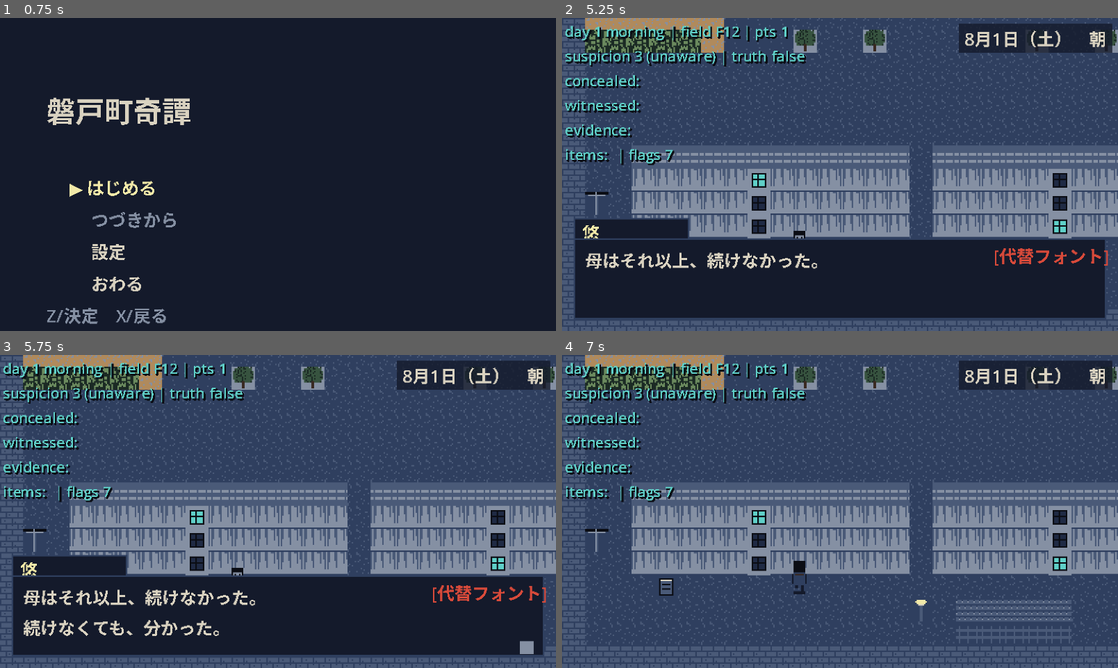
Above: before the commit, frames 1-4 (two rows, left to right).
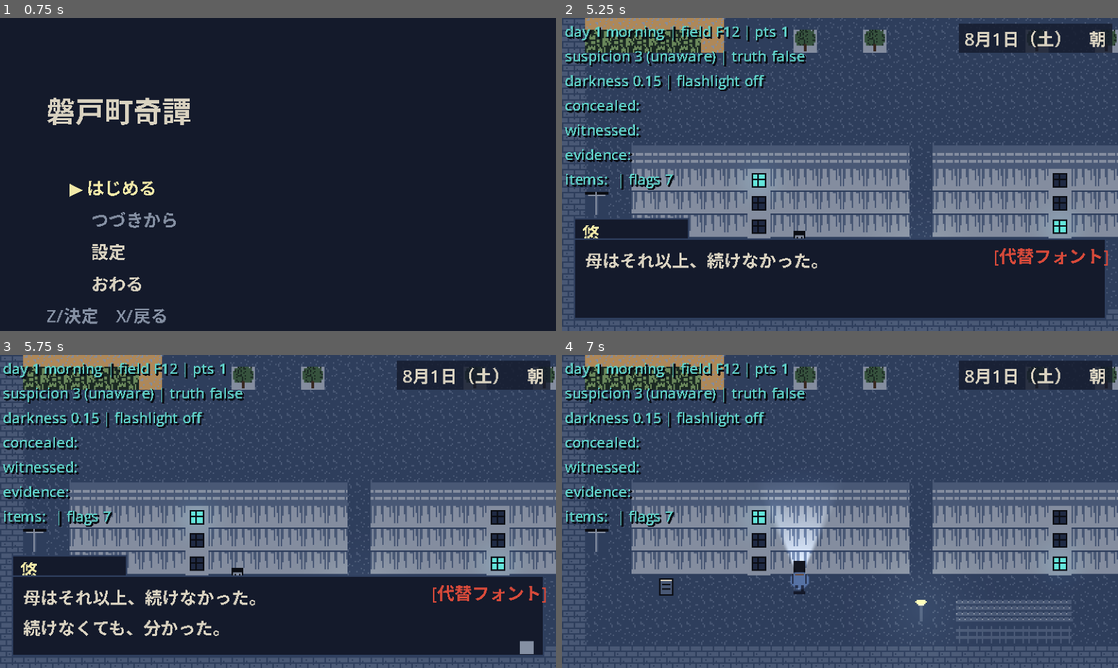
Above: after the commit, the same moments.

Repository: kijima-masaru/Ano-natsu-no-hyaku-ki-yak-
Game: Godot game, scene res://scenes/ui/title.tscn
The game is run twice, just before and just after one commit, with the same random seed, the same clock (stepped at 60 frames per second) and the same inputs.
Inputs:
- Up to frame 1 (0.75 s): tap Enter (ui_accept) at 0.5 s; hold D (move_right) from 0.53 s (still down); hold F (flashlight, bound only after the commit) from 0.53 s (still down)
- Up to frame 2 (5.25 s): tap Enter (ui_accept) at 0.77, 1.52, 2, 2.75, 3.02, 3.77, 4.25, 4.52 s; release D (move_right) at 1.28 s; release F (flashlight, bound only after the commit) at 1.28 s; hold S (move_down) 1.28-2.03 s; tap Z (interact) at 1.35 s; tap F (flashlight, bound only after the commit) at 1.55, 2.3, 3.05, 4.35 s; hold D (move_right) 2.03-2.78 s; hold N (open_notebook) 2.03-2.78 s; hold W (move_up) 2.78-3.53 s; tap Shift (sneak) at 2.85 s; hold F (flashlight, bound only after the commit) 3.53-4.28 s; hold A (move_left) 3.53-5.03 s; tap F4 (debug_truth) at 4.15 s; tap F3 (toggle_debug) at 4.9 s; hold S (move_down) from 5.03 s (still down); hold Z (interact) from 5.03 s (still down)
- Up to frame 3 (5.75 s): keep holding S (move_down); keep holding Z (interact); tap F (flashlight, bound only after the commit) at 5.3 s
- Up to frame 4 (7 s): tap Enter (ui_accept) at 5.75, 6.02, 6.77 s; release S (move_down) at 5.78 s; release Z (interact) at 5.78 s; hold D (move_right) 5.78-6.53 s; tap N (open_notebook) at 5.85 s; tap F (flashlight, bound only after the commit) at 6.05, 6.8 s; hold W (move_up) from 6.53 s (still down); hold Shift (sneak) from 6.53 s (still down)

Frame 1 is identical in both runs. In frame 2, 2.3% of the frame differs, in the area x 0-91%, y 18-68%; in frame 3, 2.3%; in frame 4, 3.7%, in the area x 0-91%, y 18-81%.
Error in both runs: Cannot call method 'set_input_as_handled' on a null value. (res://scripts/ui/menu_list.gd:67)

Commit message:
feat(lighting-and-night): 時間帯の色調・タイル光源・月光・懐中電灯と、暗所での追跡者の挙動 (#26)
* feat(lighting): 時間帯の全体色調・タイル光源・月光・懐中電灯を管理する Lighting autoload を追加

- CanvasModulate で朝／昼／夕／夜の色調を切替。色はパレット色と Color.WHITE の補間で作り、
  MIN_CHANNEL を下限に、設定 brightness で持ち上げる（暗すぎて見えない事故の防止）
- LightCatalog: 種別名 → 光源色（Palette.LIGHT_SOURCES の 4 色のみ）・半径・強さ
- LightTextureGenerator: 放射・扇形の減衰テクスチャをプロシージャル生成（差し替え境界）
- 月光は DirectionalLight2D、懐中電灯は前方の扇形 PointLight2D（電池なし）
- light_level_at / is_lit_at で「照らされているか」を追跡者に渡す
- project.godot: autoload Lighting、入力 flashlight（F / 左トリガー）

Co-Authored-By: Claude Fable 5.1 <noreply@anthropic.com>
Claude-Session: https://claude.ai/code/session_012m8V77zujmRXRRP5JutGJS

* feat(lighting): フィールド・プレイヤー・追跡者を照明系に接続

- FieldBase.set_tile が Objects / Overhead への配置時に LightCatalog に従い PointLight2D を同期
  （消灯タイルへの差し替えで消える）。Lights ノードを基底シーンに追加
- 出口トリガーの生成を FieldExitTriggers に分離（field_base.gd を 263 行に）
- Player: 懐中電灯を装着し、向きに合わせて回す。flashlight アクションで点灯／消灯
- Stalker: Lighting.darkness を購読（暗いほど聴覚が鋭く視界が狭い）。照らされている対象は
  昼の視認距離の 1.4 倍まで見える（明るい場所は安全だが目立つ）
- デバッグオーバーレイに darkness と懐中電灯の状態を表示

Co-Authored-By: Claude Fable 5.1 <noreply@anthropic.com>
Claude-Session: https://claude.ai/code/session_012m8V77zujmRXRRP5JutGJS

* docs(lighting): 光源の規約・光源テクスチャの発注行・ガイドの光源自動化・操作説明を追記

Co-Authored-By: Claude Fable 5.1 <noreply@anthropic.com>
Claude-Session: https://claude.ai/code/session_012m8V77zujmRXRRP5JutGJS

---------

Co-authored-by: kijima-masaru <kijima9090@gmail.com>
Co-authored-by: Claude Fable 5.1 <noreply@anthropic.com>

Diff:
--- a/project.godot
+++ b/project.godot
@@ -28,6 +28,7 @@
 Suspicion="*res://scripts/autoload/suspicion.gd"
 EvidenceRegistry="*res://scripts/autoload/evidence_registry.gd"
 AudioManager="*res://scripts/autoload/audio_manager.gd"
+Lighting="*res://scripts/autoload/lighting.gd"
 AttachedEntity="*res://scripts/systems/attached_entity.gd"
 SteamBridge="*res://scripts/autoload/steam_bridge.gd"
 
@@ -98,6 +99,10 @@
 "deadzone": 0.5,
 "events": [Object(InputEventKey,"resource_local_to_scene":false,"resource_name":"","device":-1,"window_id":0,"alt_press …(196 unchanged characters)…
 }
+flashlight={
+"deadzone": 0.5,
+"events": [Object(InputEventKey,"resource_local_to_scene":false,"resource_name":"","device":-1,"window_id":0,"alt_pressed":false,"shift_pressed":false,"ctrl_pressed":false,"meta_pressed":false,"pressed":false,"keycode":0,"physical_keycode":70,"key_label":0,"unicode":0,"location":0,"echo":false,"script":null), Object(InputEventJoypadMotion,"resource_local_to_scene":false,"resource_name":"","device":-1,"axis":4,"axis_value":1.0,"script":null)]
+}
 debug_truth={
 "deadzone": 0.5,
 "events": [Object(InputEventKey,"resource_local_to_scene":false,"resource_name":"","device":-1,"window_id":0,"alt_press …(196 unchanged characters)…
--- a/scenes/fields/field_base.tscn
+++ b/scenes/fields/field_base.tscn
@@ -13,4 +13,6 @@
 
 [node name="Overhead" type="TileMapLayer" parent="."]
 
+[node name="Lights" type="Node2D" parent="."]
+
 [node name="Triggers" type="Node2D" parent="."]
--- a/scripts/actors/player.gd
+++ b/scripts/actors/player.gd
@@ -1,7 +1,8 @@
 extends CharacterBody2D
 ## プレイヤー。4 方向移動（斜め不可）、歩行／忍び足の 2 速度、前方の調べ判定。
 ## 緊張感のために立ち上がりと停止に僅かな加減速を持たせ、キビキビ動きすぎないようにする。
-## 足音は noise_emitted(radius) として周期的に通知するだけで、聴覚 AI は後のステップ。
+## 足音は noise_emitted(radius) として周期的に通知し、追跡者の聴覚が拾う。
+## 懐中電灯（Lighting.attach_flashlight）は前方の扇形。電池の概念は無い。点けると暗所でも見えるが、追跡者に見つかりやすい。
 
 signal noise_emitted(radius: float)
 signal interaction_requested(target: Node)
@@ -19,6 +20,8 @@
 ## 前方判定の中心を体の原点からどれだけ離すか（px）
 const PROBE_DISTANCE: float = 10.0
 const MOVING_THRESHOLD: float = 4.0
+## 懐中電灯の光源位置（足元より少し上、胸の高さ）
+const FLASHLIGHT_HEIGHT_OFFSET: float = -8.0
 
 ## 遷移中などに入力を止める
 var input_enabled: bool = true
@@ -29,6 +32,7 @@
 		facing = value
 		_update_probe()
 		_update_sprite()
+		_update_flashlight()
 		facing_changed.emit(facing)
 var is_sneaking: bool = false
 
@@ -38,12 +42,15 @@
 
 @onready var _sprite: Sprite2D = $Sprite
 @onready var _probe: Area2D = $InteractProbe
+var _flashlight: PointLight2D = null
 
 
 func _ready() -> void:
 	motion_mode = CharacterBody2D.MOTION_MODE_FLOATING
+	_flashlight = Lighting.attach_flashlight(self)
 	_update_probe()
 	_update_sprite()
+	_update_flashlight()
 
 
 func _physics_process(delta: float) -> void:
@@ -68,6 +75,9 @@
 		if target != null:
 			interaction_requested.emit(target)
 			get_viewport().set_input_as_handled()
+	elif event.is_action_pressed("flashlight"):
+		Lighting.set_flashlight(not Lighting.flashlight_on)
+		get_viewport().set_input_as_handled()
 
 
 ## 4 方向のみ。斜め入力は「今向いている軸」を優先し、どちらでもなければ横を採る
@@ -119,6 +129,14 @@
 	_probe.position = (Vector2(facing) * PROBE_DISTANCE).round()
 
 
+## 懐中電灯の扇形（+X 向きのテクスチャ）を向きに合わせて回す
+func _update_flashlight() -> void:
+	if _flashlight == null:
+		return
+	_flashlight.rotation = Vector2(facing).angle()
+	_flashlight.position = Vector2(0, FLASHLIGHT_HEIGHT_OFFSET)
+
+
 ## 前方にある調べ対象。無ければ null。複数あれば最も近いもの
 func find_interact_target() -> Node:
 	var best: Node = null
--- a/scripts/actors/stalker.gd
+++ b/scripts/actors/stalker.gd
@@ -21,6 +21,8 @@
 ## 視界：扇形の半径と半角（度）。暗いほど狭い
 const VISION_RANGE: float = 80.0
 const VISION_RANGE_DARK: float = 40.0
+## 照らされている対象は昼の視認距離のこの倍率まで見える
+const LIT_TARGET_RANGE_BONUS: float = 1.4
 const VISION_HALF_ANGLE_DEG: float = 32.0
 const VISION_HALF_ANGLE_DARK_DEG: float = 18.0
 const CAPTURE_DISTANCE: float = 10.0
@@ -56,6 +58,8 @@
 	_rng.seed = int(global_position.x) * 73856093 ^ int(global_position.y) * 19349663
 	home_position = global_position
 	AudioManager.noise_reported.connect(_on_noise)
+	darkness = Lighting.darkness
+	Lighting.darkness_changed.connect(func(value: float) -> void: darkness = value)
 	_update_sprite()
 	_set_state(State.PATROL)
 
@@ -89,9 +93,13 @@
 
 
 ## 扇形の視界に入っているか
+## 視界内か。暗所でも対象が照らされていれば（懐中電灯・街灯の下）遠くから見える
 func can_see(node: Node2D) -> bool:
 	var to: Vector2 = node.global_position - global_position
-	if to.length() > vision_range():
+	var range_px: float = vision_range()
+	if darkness > 0.0 and Lighting.is_lit_at(node.global_position):
+		range_px = maxf(range_px, VISION_RANGE * LIT_TARGET_RANGE_BONUS)
+	if to.length() > range_px:
 		return false
 	var forward: Vector2 = Vector2(facing)
 	return forward.angle_to(to) <= vision_half_angle() and absf(forward.angle_to(to)) <= vision_half_angle()
--- /dev/null
+++ b/scripts/autoload/lighting.gd
@@ -0,0 +1,185 @@
+extends Node
+## 照明。時間帯ごとの全体色調（CanvasModulate）、タイル光源（PointLight2D）、月光、プレイヤーの懐中電灯を管理する。
+## 暗さ darkness（0 明るい〜1 暗い）は Calendar.time_of_day から決まり、Stalker の視界・聴覚に渡る。
+## 彩度ある色は光源にしか使わない（Palette.LIGHT_SOURCES）。全体色調はパレット色と Color.WHITE の補間で作る。
+## 384×216 で暗すぎて見えない事故を防ぐため、MIN_CHANNEL を下限とし、設定 brightness で持ち上げる。
+
+signal darkness_changed(darkness: float)
+
+## 時間帯 → 暗さ
+const DARKNESS_BY_TIME: Dictionary = {"morning": 0.15, "noon": 0.0, "evening": 0.55, "night": 1.0}
+## 時間帯 → 色調の元になるパレット色と、その混ぜ具合（0 で無変化）
+const TINT_BY_TIME: Dictionary = {
+	"morning": {"color": Palette.OCHRE, "mix": 0.12},
+	"noon": {"color": Palette.BONE_WHITE, "mix": 0.0},
+	"evening": {"color": Palette.RUST, "mix": 0.35},
+	"night": {"color": Palette.NIGHT_SKY, "mix": 0.82},
+}
+## 全体色調の各チャンネルの下限（これ以下には暗くしない）
+const MIN_CHANNEL: float = 0.22
+## 設定 brightness（0〜1）で色調を白へ戻す最大量。0.5 を既定の見え方とする
+const BRIGHTNESS_LIFT_MAX: float = 0.5
+const BRIGHTNESS_DEFAULT: float = 0.5
+## タイル光源：真昼でも僅かに残す
+const LIGHT_ENERGY_DAY_FLOOR: float = 0.15
+const LIGHT_TEXTURE_PX: int = 64
+## 月光（夜のみ）
+const MOON_ENERGY_MAX: float = 0.18
+## 懐中電灯
+const FLASHLIGHT_RANGE_TILES: float = 5.0
+const FLASHLIGHT_HALF_ANGLE_DEG: float = 26.0
+const FLASHLIGHT_ENERGY: float = 1.0
+const FLASHLIGHT_TEXTURE_PX: int = 176
+## この明るさ以上なら「照らされている」（Stalker の視認距離が伸びる）
+const LIT_THRESHOLD: float = 0.35
+
+var darkness: float = 0.0
+var flashlight_on: bool = false
+
+var _modulate: CanvasModulate = null
+var _moon: DirectionalLight2D = null
+var _flashlight: PointLight2D = null
+var _lights: Array[PointLight2D] = []
+
+
+func _ready() -> void:
+	Calendar.time_of_day_changed.connect(func(_t: String, _p: String) -> void: refresh())
+	SceneRouter.field_entered.connect(func(_id: String, _from: String) -> void: _ensure_world_nodes())
+	SaveManager.setting_changed.connect(func(key: String, _v: Variant) -> void:
+		if key == "brightness":
+			refresh())
+	refresh()
+
+
+## 現在の暗さと色調を再計算して適用する
+func refresh() -> void:
+	var previous: float = darkness
+	darkness = float(DARKNESS_BY_TIME.get(Calendar.time_of_day, 0.0))
+	_ensure_world_nodes()
+	if _modulate != null:
+		_modulate.color = tint_for(Calendar.time_of_day)
+	if _moon != null:
+		_moon.energy = MOON_ENERGY_MAX * darkness
+	_lights = _lights.filter(func(l: PointLight2D) -> bool: return is_instance_valid(l))
+	for light: PointLight2D in _lights:
+		_apply_energy(light)
+	if _flashlight != null:
+		_flashlight.visible = flashlight_on
+	if not is_equal_approx(previous, darkness):
+		darkness_changed.emit(darkness)
+
+
+## 時間帯の全体色調。パレット色と白の補間 → brightness で持ち上げ → 下限
+func tint_for(time_of_day: String) -> Color:
+	var spec: Dictionary = TINT_BY_TIME.get(time_of_day, TINT_BY_TIME["noon"])
+	var tint: Color = Color.WHITE.lerp(Palette.get_color(int(spec["color"])), float(spec["mix"]))
+	var brightness: float = float(SaveManager.get_setting("brightness"))
+	tint = tint.lerp(Color.WHITE, (brightness - BRIGHTNESS_DEFAULT) * BRIGHTNESS_LIFT_MAX + BRIGHTNESS_LIFT_MAX * 0.5)
+	return Color(maxf(tint.r, MIN_CHANNEL), maxf(tint.g, MIN_CHANNEL), maxf(tint.b, MIN_CHANNEL), 1.0)
+
+
+# ── タイル光源 ──
+
+## タイルに種別名の光源を同期する。光源でなければ既存の光を消す
+func sync_tile_light(parent: Node2D, tile: Vector2i, type_name: String) -> void:
+	var name: String = "Light_%d_%d" % [tile.x, tile.y]
+	var existing: PointLight2D = parent.get_node_or_null(name) as PointLight2D
+	var spec: Dictionary = LightCatalog.get_light(type_name)
+	if spec.is_empty():
+		if existing != null:
+			_lights.erase(existing)
+			existing.queue_free()
+		return
+	if existing == null:
+		existing = PointLight2D.new()
+		existing.name = name
+		existing.position = GameConstants.tile_to_world(tile)
+		existing.shadow_enabled = false
+		existing.blend_mode = Light2D.BLEND_MODE_ADD
+		parent.add_child(existing)
+		_lights.append(existing)
+	existing.texture = LightTextureGenerator.radial(LIGHT_TEXTURE_PX)
+	existing.texture_scale = float(spec["radius"]) * GameConstants.TILE_SIZE * 2.0 / float(LIGHT_TEXTURE_PX)
+	existing.color = Palette.get_color(int(spec["color"]))
+	existing.set_meta("base_energy", float(spec["energy"]))
+	_apply_energy(existing)
+
+
+func _apply_energy(light: PointLight2D) -> void:
+	var base: float = float(light.get_meta("base_energy", 0.8))
+	light.energy = base * lerpf(LIGHT_ENERGY_DAY_FLOOR, 1.0, darkness)
+
+
+## その地点がどれだけ照らされているか（0〜1）。タイル光源と懐中電灯を見る。暗さが 0 なら常に 1
+func light_level_at(world_pos: Vector2) -> float:
+	if darkness <= 0.0:
+		return 1.0
+	var level: float = 1.0 - darkness
+	for light: PointLight2D in _lights:
+		if not is_instance_valid(light) or not light.is_inside_tree():
+			continue
+		var radius: float = light.texture_scale * LIGHT_TEXTURE_PX * 0.5
+		var d: float = light.global_position.distance_to(world_pos)
+		if d < radius:
+			level = maxf(level, (1.0 - d / radius) * darkness + (1.0 - darkness))
+	if flashlight_on and _flashlight != null and _flashlight.is_inside_tree():
+		var to: Vector2 = world_pos - _flashlight.global_position
+		var range_px: float = FLASHLIGHT_RANGE_TILES * GameConstants.TILE_SIZE
+		if to.length() < range_px and absf(Vector2.from_angle(_flashlight.global_rotation).angle_to(to)) <= deg_to_rad(FLASHLIGHT_HALF_ANGLE_DEG):
+			level = 1.0
+	return clampf(level, 0.0, 1.0)
+
+
+func is_lit_at(world_pos: Vector2) -> bool:
+	return light_level_at(world_pos) >= LIT_THRESHOLD
+
+
+# ── 懐中電灯 ──
+
+## プレイヤーに懐中電灯を付ける。向きは Player が rotation で回す
+func attach_flashlight(owner: Node2D) -> PointLight2D:
+	if _flashlight != null and is_instance_valid(_flashlight):
+		_flashlight.queue_free()
+	_flashlight = PointLight2D.new()
+	_flashlight.name = "Flashlight"
+	_flashlight.texture = LightTextureGenerator.cone(FLASHLIGHT_TEXTURE_PX, FLASHLIGHT_HALF_ANGLE_DEG)
+	_flashlight.texture_scale = FLASHLIGHT_RANGE_TILES * GameConstants.TILE_SIZE * 2.0 / float(FLASHLIGHT_TEXTURE_PX)
+	_flashlight.color = Palette.get_color(Palette.BONE_WHITE)
+	_flashlight.energy = FLASHLIGHT_ENERGY
+	_flashlight.shadow_enabled = false
+	_flashlight.blend_mode = Light2D.BLEND_MODE_ADD
+	_flashlight.visible = flashlight_on
+	owner.add_child(_flashlight)
+	return _flashlight
+
+
+func set_flashlight(on: bool) -> void:
+	flashlight_on = on
+	if _flashlight != null and is_instance_valid(_flashlight):
+		_flashlight.visible = on
+
+
+# ── 内部 ──
+
+## ワールドのルートに CanvasModulate と月光を置く（UI は別 CanvasLayer なので影響しない）
+func _ensure_world_nodes() -> void:
+	var root: Node2D = SceneRouter.world_root
+	if root == null:
+		return
+	if _modulate == null or not is_instance_valid(_modulate) or _modulate.get_parent() != root:
+		_modulate = root.get_node_or_null("TimeOfDayModulate") as CanvasModulate
+		if _modulate == null:
+			_modulate = CanvasModulate.new()
+			_modulate.name = "TimeOfDayModulate"
+			root.add_child(_modulate)
+		_modulate.color = tint_for(Calendar.time_of_day)
+	if _moon == null or not is_instance_valid(_moon) or _moon.get_parent() != root:
+		_moon = root.get_node_or_null("Moon") as DirectionalLight2D
+		if _moon == null:
+			_moon = DirectionalLight2D.new()
+			_moon.name = "Moon"
+			_moon.color = Palette.get_color(Palette.FOG_INDIGO)
+			_moon.shadow_enabled = false
+			_moon.blend_mode = Light2D.BLEND_MODE_ADD
+			root.add_child(_moon)
+		_moon.energy = MOON_ENERGY_MAX * darkness
--- a/scripts/debug/debug_overlay.gd
+++ b/scripts/debug/debug_overlay.gd
@@ -34,6 +34,7 @@
 	_label.text = "\n".join([
 		"day %d %s | field %s | pts %d" % [Calendar.day, Calendar.time_of_day, SceneRouter.current_field_id, Calendar.investigation_points],
 		"suspicion %d (%s) | truth %s" % [Suspicion.value, Suspicion.stage_key(), str(GameState.has_flag("truth_revealed"))],
+		"darkness %.2f | flashlight %s" % [Lighting.darkness, "on" if Lighting.flashlight_on else "off"],
 		"concealed: %s" % ", ".join(GameState.concealed_evidence),
 		"witnessed: %s" % ", ".join(GameState.witnessed_concealments),
 		"evidence: %s" % ", ".join(GameState.evidence),
--- a/scripts/systems/field_base.gd
+++ b/scripts/systems/field_base.gd
@@ -1,7 +1,7 @@
 class_name FieldBase
 extends Node2D
 ## すべてのフィールドシーンのルートが継承する基底クラス。
-## 子ノードの構成（描画順＝この順）：Ground / Objects（TileMapLayer）→ Actors（Node2D）→ Overhead（TileMapLayer）→ Triggers
+## 子ノードの構成（描画順＝この順）：Ground / Objects（TileMapLayer）→ Actors（Node2D）→ Overhead（TileMapLayer）→ Lights → Triggers
 ## SceneRouter は setup(def) を呼んでから add_child する。
 ## サブクラスは MAP_ROWS 等の定数を定義するだけでよく（FieldMapBuilder 参照）、
 ## 時間帯・日付の差し替えは _apply_time_of_day / _apply_day を上書きする。
@@ -15,8 +15,7 @@
 const LAYER_OVERHEAD: String = "Overhead"
 const ACTOR_ROOT: String = "Actors"
 const TRIGGER_ROOT: String = "Triggers"
-## 出口トリガーの当たり（タイルより少し小さくして隣接タイルから誤発火しない）
-const EXIT_TRIGGER_SIZE: Vector2 = Vector2(14, 14)
+const LIGHT_ROOT: String = "Lights"
 ## 定義が無いときの寸法（24×14 タイル＝1 画面）
 const FALLBACK_SIZE_TILES: Vector2i = Vector2i(24, 14)
 
@@ -30,6 +29,8 @@
 var overhead: TileMapLayer
 var actors: Node2D
 var triggers: Node2D
+## タイル光源（PointLight2D）の置き場。Lighting が set_tile に合わせて出し入れする
+var lights: Node2D
 
 
 ## SceneRouter から add_child の前に呼ばれる
@@ -128,11 +129,14 @@
 
 # ── タイル配置ヘルパー ──
 
+## 種別名でタイルを置く。Objects / Overhead 層なら LightCatalog に従って光源も同期する
 func set_tile(layer: TileMapLayer, tile: Vector2i, type_name: String) -> void:
 	var coords: Vector2i = TileSetProvider.get_atlas_coords(type_name)
 	if coords.x < 0:
 		return
 	layer.set_cell(tile, TileGenerator.SOURCE_ID, coords)
+	if layer != ground and lights != null:
+		Lighting.sync_tile_light(lights, tile, type_name)
 
 
 func fill_rect(layer: TileMapLayer, rect: Rect2i, type_name: String) -> void:
@@ -214,13 +218,15 @@
 	objects = _ensure_tile_layer(LAYER_OBJECTS)
 	actors = _ensure_node2d(ACTOR_ROOT)
 	overhead = _ensure_tile_layer(LAYER_OVERHEAD)
+	lights = _ensure_node2d(LIGHT_ROOT)
 	triggers = _ensure_node2d(TRIGGER_ROOT)
-	# 描画順を保証する
+	# 描画順を保証する（光源は描画順に関係しない）
 	move_child(ground, 0)
 	move_child(objects, 1)
 	move_child(actors, 2)
 	move_child(overhead, 3)
-	move_child(triggers, 4)
+	move_child(lights, 4)
+	move_child(triggers, 5)
 
 
 func _ensure_tile_layer(node_name: String) -> TileMapLayer:
@@ -247,27 +253,9 @@
 	return node
 
 
-## fields.json の exits ごとに境界タイルへ Area2D を置く
+## fields.json の exits ごとに境界タイルへ Area2D を置く（FieldExitTriggers）
 func _build_exit_triggers() -> void:
-	if field_def == null:
-		return
-	for exit: ExitData in field_def.exits:
-		if not field_def.contains_tile(exit.tile):
-			push_error("FieldBase(%s): 出口 %s のタイルがフィールド外です" % [field_id, exit.describe()])
-			continue
-		var area: Area2D = Area2D.new()
-		area.name = "ExitTrigger_%s" % exit.to_id
-		area.collision_layer = 0
-		area.collision_mask = 1
-		area.monitorable = false
-		area.position = GameConstants.tile_to_world(exit.tile)
-		var shape: CollisionShape2D = CollisionShape2D.new()
-		var rect: RectangleShape2D = RectangleShape2D.new()
-		rect.size = EXIT_TRIGGER_SIZE
-		shape.shape = rect
-		area.add_child(shape)
-		area.body_entered.connect(_on_exit_body_entered.bind(exit))
-		triggers.add_child(area)
+	FieldExitTriggers.build(self, field_def, _on_exit_body_entered)
 
 
 func _on_exit_body_entered(body: Node2D, exit: ExitData) -> void:
--- /dev/null
+++ b/scripts/systems/field_exit_triggers.gd
@@ -0,0 +1,28 @@
+class_name FieldExitTriggers
+extends RefCounted
+## fields.json の exits ごとに境界タイルへ Area2D を置く（FieldBase から呼ぶ）。
+## 当たりはタイルより少し小さくして隣接タイルから誤発火しないようにする。
+
+const EXIT_TRIGGER_SIZE: Vector2 = Vector2(14, 14)
+
+
+static func build(field: FieldBase, def: FieldData, on_body_entered: Callable) -> void:
+	if def == null:
+		return
+	for exit: ExitData in def.exits:
+		if not def.contains_tile(exit.tile):
+			push_error("FieldBase(%s): 出口 %s のタイルがフィールド外です" % [field.field_id, exit.describe()])
+			continue
+		var area: Area2D = Area2D.new()
+		area.name = "ExitTrigger_%s" % exit.to_id
+		area.collision_layer = 0
+		area.collision_mask = 1
+		area.monitorable = false
+		area.position = GameConstants.tile_to_world(exit.tile)
+		var shape: CollisionShape2D = CollisionShape2D.new()
+		var rect: RectangleShape2D = RectangleShape2D.new()
+		rect.size = EXIT_TRIGGER_SIZE
+		shape.shape = rect
+		area.add_child(shape)
+		area.body_entered.connect(on_body_entered.bind(exit))
+		field.triggers.add_child(area)
--- /dev/null
+++ b/scripts/tools/light_catalog.gd
@@ -0,0 +1,49 @@
+class_name LightCatalog
+extends RefCounted
+## タイル種別名（TileCatalog と同じ日本語）→ そのタイルが放つ光。
+## FieldBase.set_tile() が Objects / Overhead 層に置くたびに参照し、光源なら PointLight2D を同じタイルへ置く。
+## 色は Palette.LIGHT_SOURCES の 4 色に限る（docs/CONVENTIONS.md §6）。radius はタイル数。
+
+static var _entries: Dictionary = {}
+
+
+static func entries() -> Dictionary:
+	if _entries.is_empty():
+		_entries = _build()
+	return _entries
+
+
+## 種別名が光源なら {color, radius, energy}、違えば空
+static func get_light(type_name: String) -> Dictionary:
+	var e: Dictionary = entries()
+	if e.has(type_name):
+		return e[type_name]
+	var base: String = TileCatalog.normalize(type_name)
+	return e.get(base, {})
+
+
+static func _l(color: int, radius: float, energy: float = 0.8) -> Dictionary:
+	if not Palette.is_light_source(color):
+		push_error("LightCatalog: 光源色は Palette.LIGHT_SOURCES に限る（%d）" % color)
+	return {"color": color, "radius": radius, "energy": energy}
+
+
+static func _build() -> Dictionary:
+	var e: Dictionary = {}
+	e["街灯（柱・光源）"] = _l(Palette.STREETLAMP_GLOW, 3.5, 0.9)
+	e["街灯（均等）"] = _l(Palette.STREETLAMP_GLOW, 3.5, 0.9)
+	e["常夜灯"] = _l(Palette.STREETLAMP_GLOW, 2.0, 0.6)
+	e["照明塔"] = _l(Palette.STREETLAMP_GLOW, 4.5, 1.0)
+	e["時計塔"] = _l(Palette.STREETLAMP_GLOW, 1.5, 0.4)
+	e["橋（桁・欄干・橋灯）"] = _l(Palette.STREETLAMP_GLOW, 1.5, 0.4)
+	e["駄菓子屋の店先（点灯）"] = _l(Palette.STREETLAMP_GLOW, 2.0, 0.7)
+	e["自販機正面"] = _l(Palette.STREETLAMP_GLOW, 2.5, 0.9)
+	e["蛍光灯"] = _l(Palette.FLUORESCENT, 2.5, 0.8)
+	e["蛍光灯（バス停）"] = _l(Palette.FLUORESCENT, 2.5, 0.8)
+	e["店舗ガラス面（点灯）"] = _l(Palette.FLUORESCENT, 2.0, 0.7)
+	e["ガラス扉（点灯）"] = _l(Palette.FLUORESCENT, 2.0, 0.7)
+	e["階段室（点灯・消灯）"] = _l(Palette.FLUORESCENT, 1.5, 0.7)
+	e["公衆電話ボックス"] = _l(Palette.FLUORESCENT, 1.5, 0.6)
+	e["非常灯"] = _l(Palette.VENDING_RED, 1.5, 0.5)
+	e["交番の赤色灯"] = _l(Palette.VENDING_RED, 2.0, 0.6)
+	return e
--- /dev/null
+++ b/scripts/tools/light_texture_generator.gd
@@ -0,0 +1,54 @@
+class_name LightTextureGenerator
+extends RefCounted
+## PointLight2D 用の減衰テクスチャをプロシージャルに生成する（画像素材が無いための暫定。差し替え境界はここだけ）。
+## radial: 中心が最も明るい円形。cone: +X 方向へ開く扇形（Player の懐中電灯。向きはノード側の rotation で回す）。
+## 白のグレースケールで描き、色は PointLight2D.color（Palette の光源色）で付ける。
+
+static var _cache: Dictionary = {}
+
+
+## 直径 size_px の円形減衰。falloff が大きいほど中心に光が集まる
+static func radial(size_px: int, falloff: float = 1.6) -> ImageTexture:
+	var key: String = "radial:%d:%.2f" % [size_px, falloff]
+	if _cache.has(key):
+		return _cache[key]
+	var image: Image = Image.create_empty(size_px, size_px, false, Image.FORMAT_RGBA8)
+	var center: Vector2 = Vector2(size_px, size_px) * 0.5
+	var radius: float = size_px * 0.5
+	for y: int in size_px:
+		for x: int in size_px:
+			var d: float = (Vector2(x, y) + Vector2(0.5, 0.5)).distance_to(center) / radius
+			var a: float = pow(clampf(1.0 - d, 0.0, 1.0), falloff)
+			image.set_pixel(x, y, Color(1.0, 1.0, 1.0, a))
+	var texture: ImageTexture = ImageTexture.create_from_image(image)
+	_cache[key] = texture
+	return texture
+
+
+## 直径 size_px の正方形に、中心から +X へ開く半角 half_angle_deg の扇形。縁は少しぼかす
+static func cone(size_px: int, half_angle_deg: float, falloff: float = 1.2) -> ImageTexture:
+	var key: String = "cone:%d:%.1f:%.2f" % [size_px, half_angle_deg, falloff]
+	if _cache.has(key):
+		return _cache[key]
+	var image: Image = Image.create_empty(size_px, size_px, false, Image.FORMAT_RGBA8)
+	var center: Vector2 = Vector2(size_px, size_px) * 0.5
+	var radius: float = size_px * 0.5
+	var half: float = deg_to_rad(half_angle_deg)
+	var soft: float = deg_to_rad(6.0)
+	for y: int in size_px:
+		for x: int in size_px:
+			var v: Vector2 = Vector2(x, y) + Vector2(0.5, 0.5) - center
+			var d: float = v.length() / radius
+			var ang: float = absf(v.angle())
+			var edge: float = clampf((half - ang) / soft, 0.0, 1.0)
+			var a: float = pow(clampf(1.0 - d, 0.0, 1.0), falloff) * edge
+			if d < 0.08:
+				a = 1.0
+			image.set_pixel(x, y, Color(1.0, 1.0, 1.0, a))
+	var texture: ImageTexture = ImageTexture.create_from_image(image)
+	_cache[key] = texture
+	return texture
+
+
+static func clear_cache() -> void:
+	_cache.clear()
Not shown, changed: docs/ASSETS_NEEDED.md
Not shown, changed: docs/CONVENTIONS.md
Not shown, changed: docs/FIELD_IMPLEMENTATION_GUIDE.md
Not shown, changed: docs/NEXT_STEPS.md
